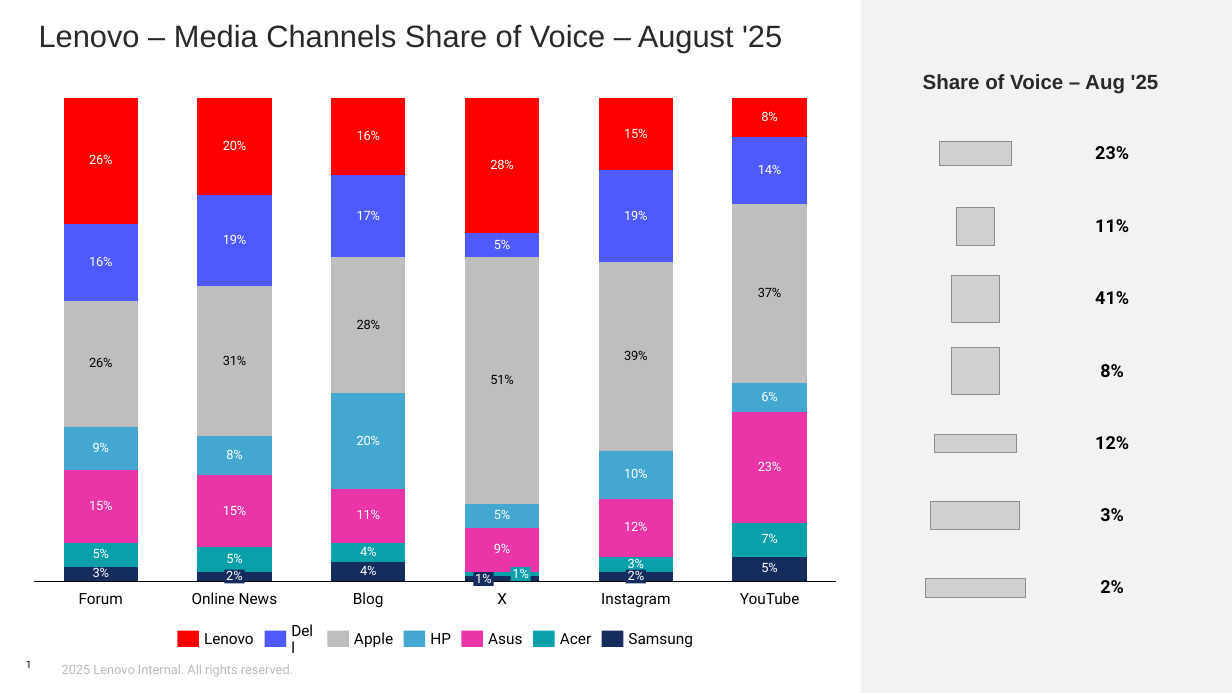
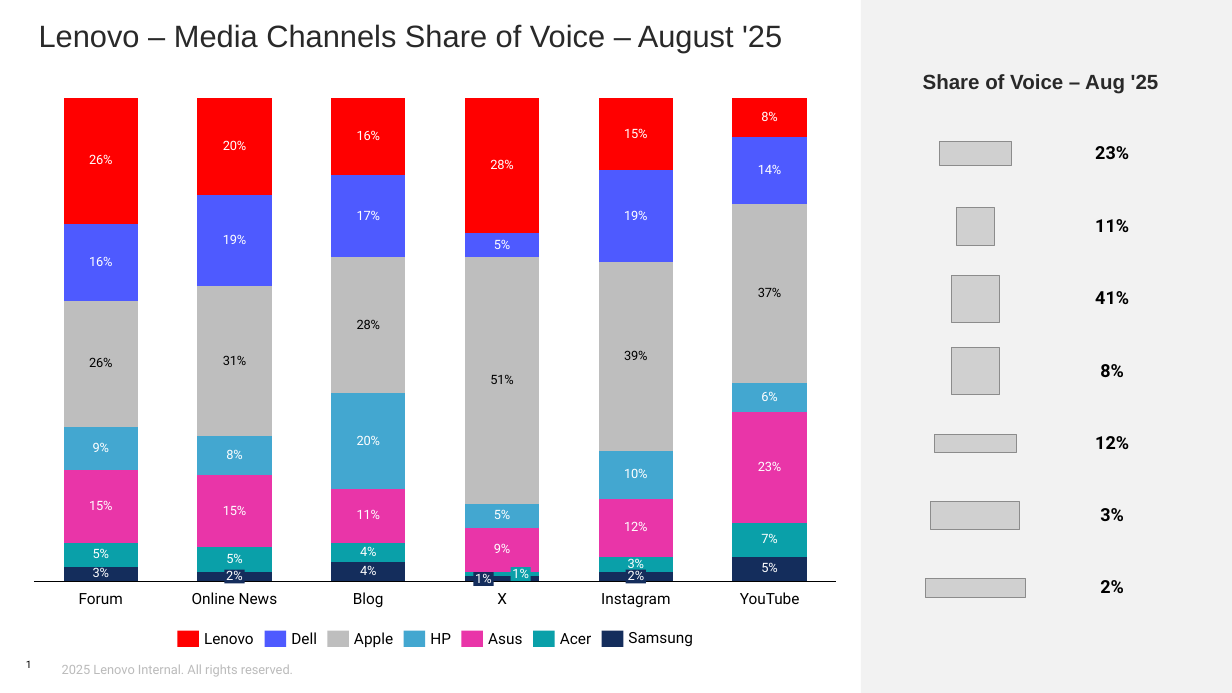
Before and after one commit to jinghai/gen_ppt, a slide deck: slide 1 of charts/p29/p29.pptx. Drawn at 1232x693 pixels with LibreOffice and Linux fonts; fonts in the diff are those of the drawing; grey boxes stand for pictures; background and template pictures are left out. Boxes give left, top, right and bottom in pixels: in the first picture for what was removed or moved away, otherwise in the second. Text is boxed around its words. In the diff, an @@ line names an element or a change of style, - is before the commit and + after.

```diff
--- a/charts/p29/p29.pptx
+++ b/charts/p29/p29.pptx
@@ text "Dell" rewrapped from [291, 631, 317, 648] to [291, 632, 317, 644] @@
```
Also in this commit, not shown: 3 other files.
